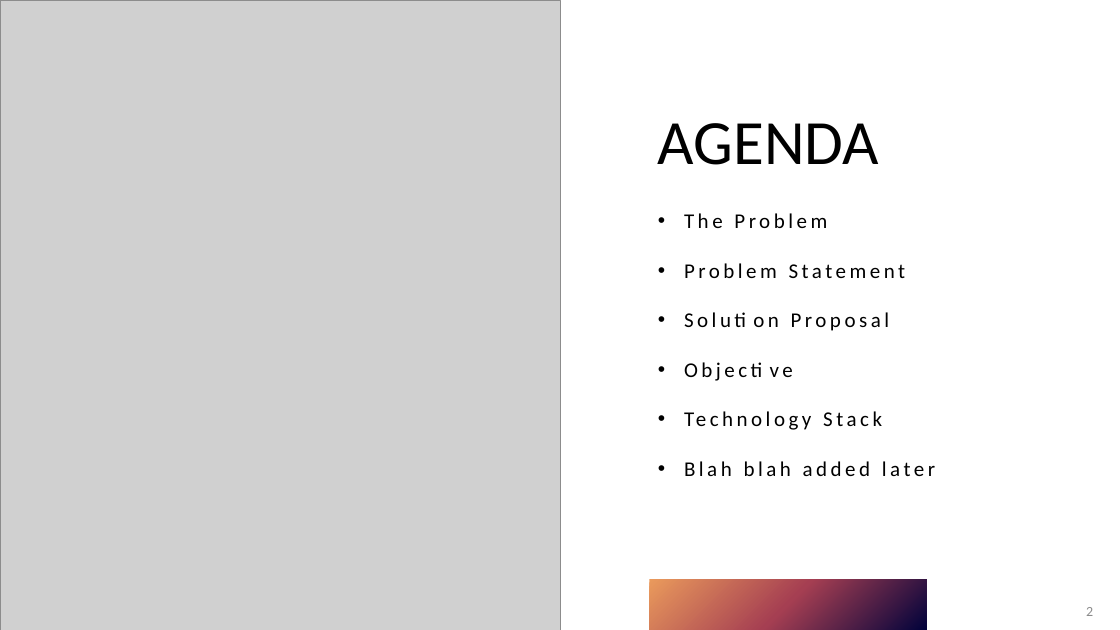
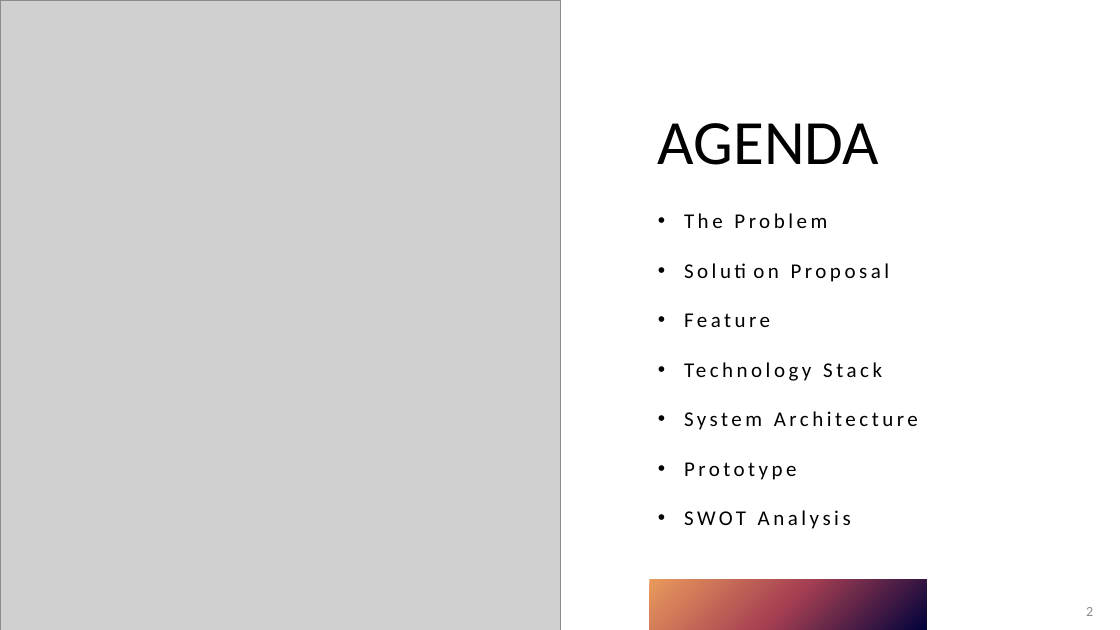
Before and after one commit to zhalok/HACKNSU4_SUST_Agile_Team, a slide deck: slide 2 of SUST_AGILE_TEAM.pptx. Drawn at 1120x630 pixels with LibreOffice and Linux fonts; fonts in the diff are those of the drawing; grey boxes stand for pictures. Boxes give left, top, right and bottom in pixels: in the first picture for what was removed or moved away, otherwise in the second. Text is boxed around its words. In the diff, an @@ line names an element or a change of style, - is before the commit and + after.

```diff
--- a/SUST_AGILE_TEAM.pptx
+++ b/SUST_AGILE_TEAM.pptx
@@ text at box(684, 263, 905, 278): paragraph removed @@
-• Problem Statement
@@ text at box(684, 313, 770, 327): text changed @@
-• Objective
+• Feature
@@ text at box(684, 411, 918, 529): text changed @@
-• Blah blah added later
+• System Architecture
+• Prototype
+• SWOT Analysis
```
Also in this commit, not shown: 4 other slides changed, 3 slides added, 5 slides removed.
